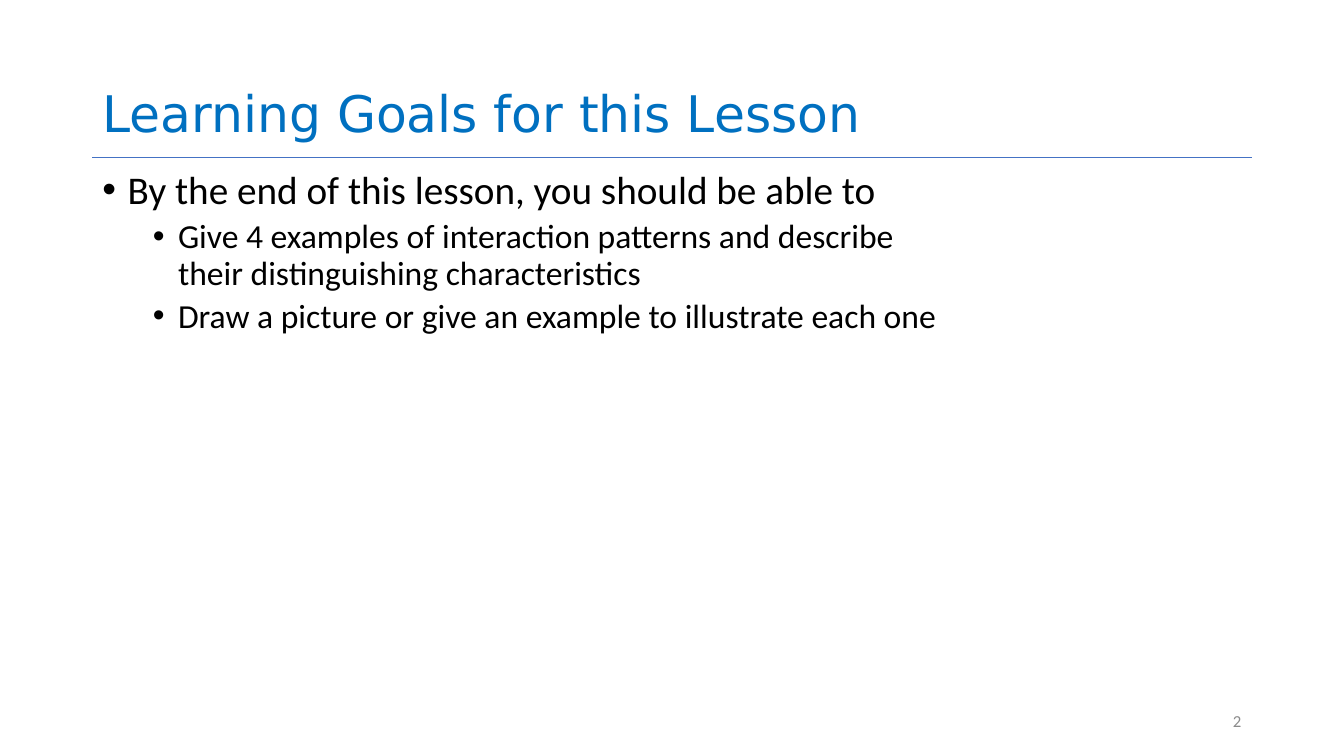
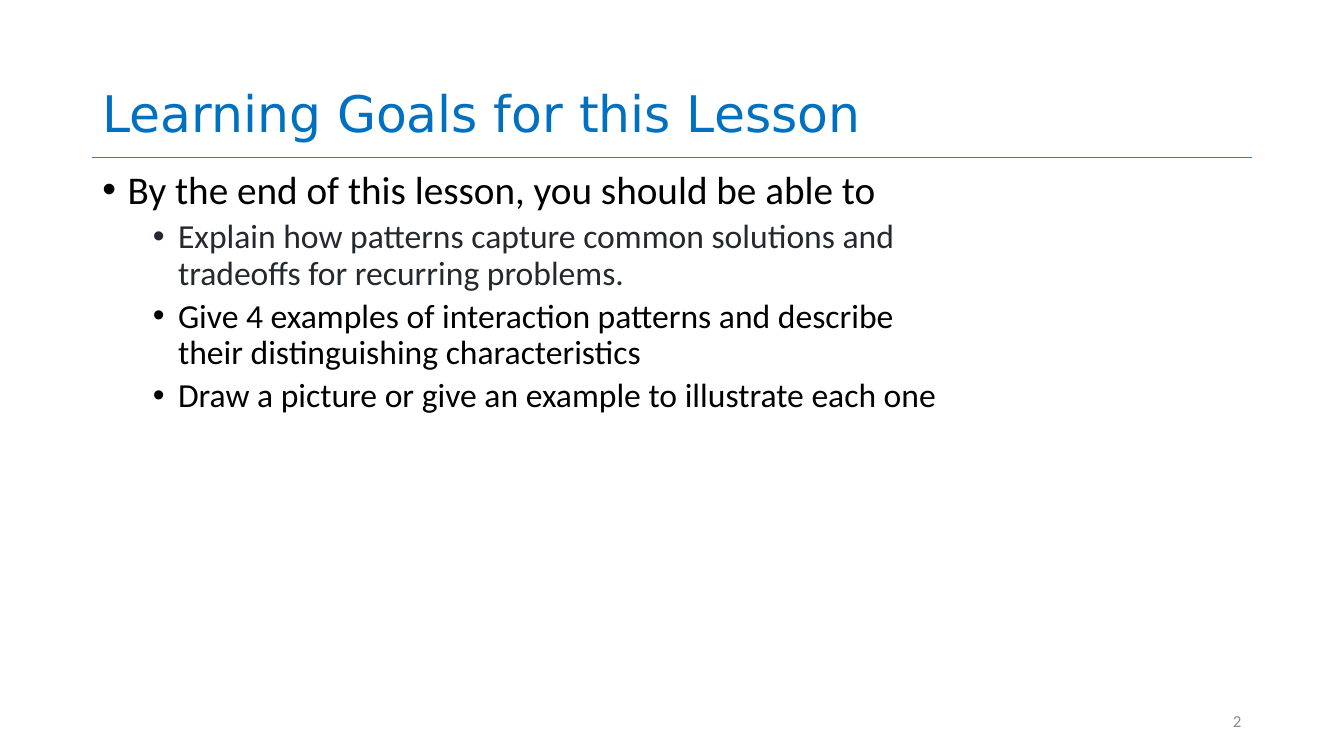
Before and after one commit to neu-se/CS4530-Fall-2022, a slide deck: slide 2 of Slides/Lesson 04 Interaction-Level Design Patterns.pptx. Drawn at 1344x756 pixels with LibreOffice and Linux fonts; fonts in the diff are those of the drawing. Boxes give left, top, right and bottom in pixels: in the first picture for what was removed or moved away, otherwise in the second. Text is boxed around its words. In the diff, an @@ line names an element or a change of style, - is before the commit and + after.

Commit message:
added tradeoff slide to Lesson 04

```diff
--- a/Slides/Lesson 04 Interaction-Level Design Patterns.pptx
+++ b/Slides/Lesson 04 Interaction-Level Design Patterns.pptx
@@ text at bbox=[178, 224, 894, 291]: paragraph added @@
+  • Explain how patterns capture common solutions and tradeoffs for recurring problems.
```
Also in this commit, not shown: 1 slide added.
